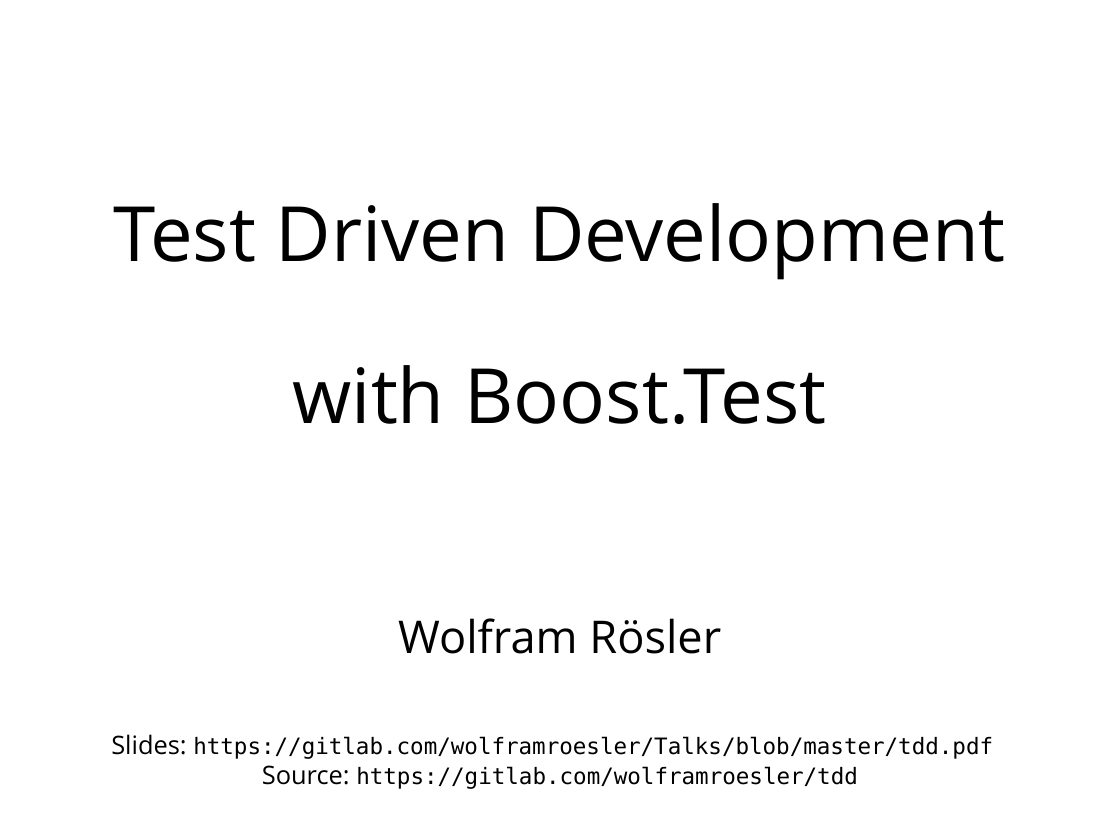
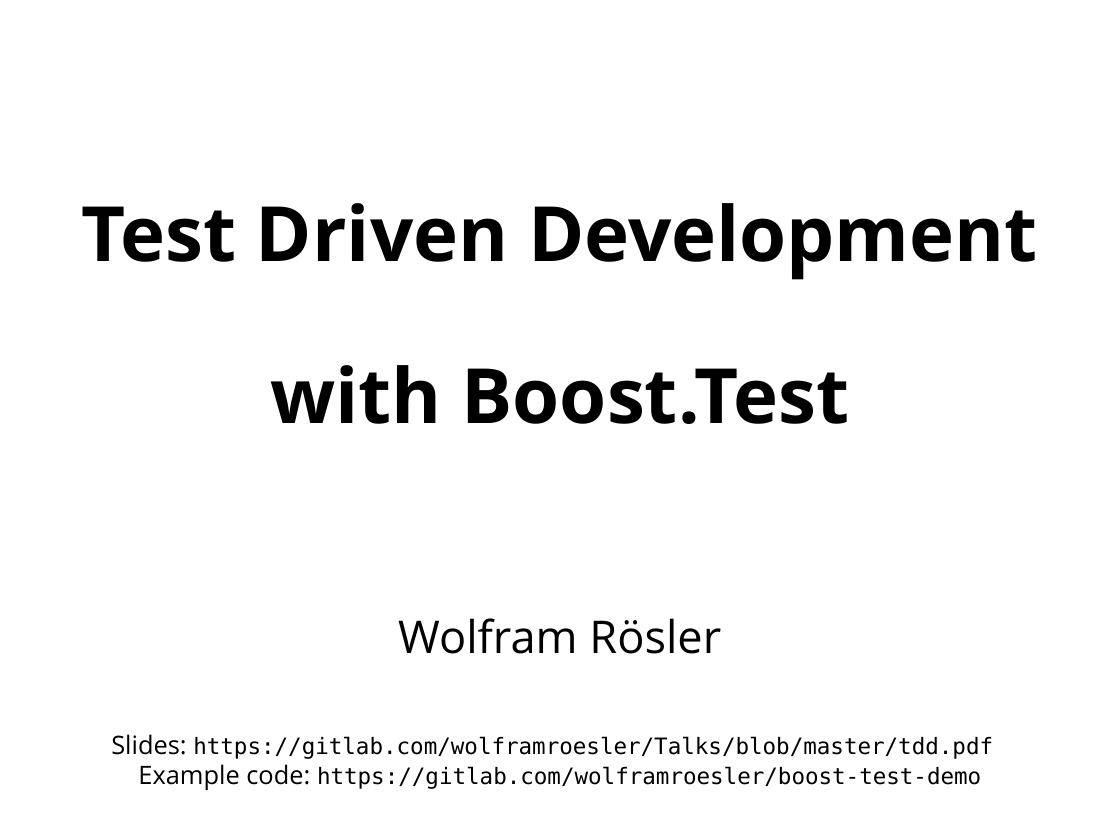
Before and after one commit to wolframroesler/Talks, a slide deck: slide 1 of tdd.odp. Drawn at 1120x840 pixels with LibreOffice and Linux fonts; fonts in the diff are those of the drawing. Boxes give left, top, right and bottom in pixels: in the first picture for what was removed or moved away, otherwise in the second. Text is boxed around its words. In the diff, an @@ line names an element or a change of style, - is before the commit and + after.

```diff
--- a/tdd.odp
+++ b/tdd.odp
@@ subtitle at <box>81,203,1038,424</box>: bold on in "Test Driven Development", "with Boost.Test" @@
@@ subtitle at <box>138,764,981,790</box>: text changed @@
-Source: https://gitlab.com/wolframroesler/tdd
+Example code: https://gitlab.com/wolframroesler/boost-test-demo
```
Also in this commit, not shown: 3 other slides changed, 9 slides added.
